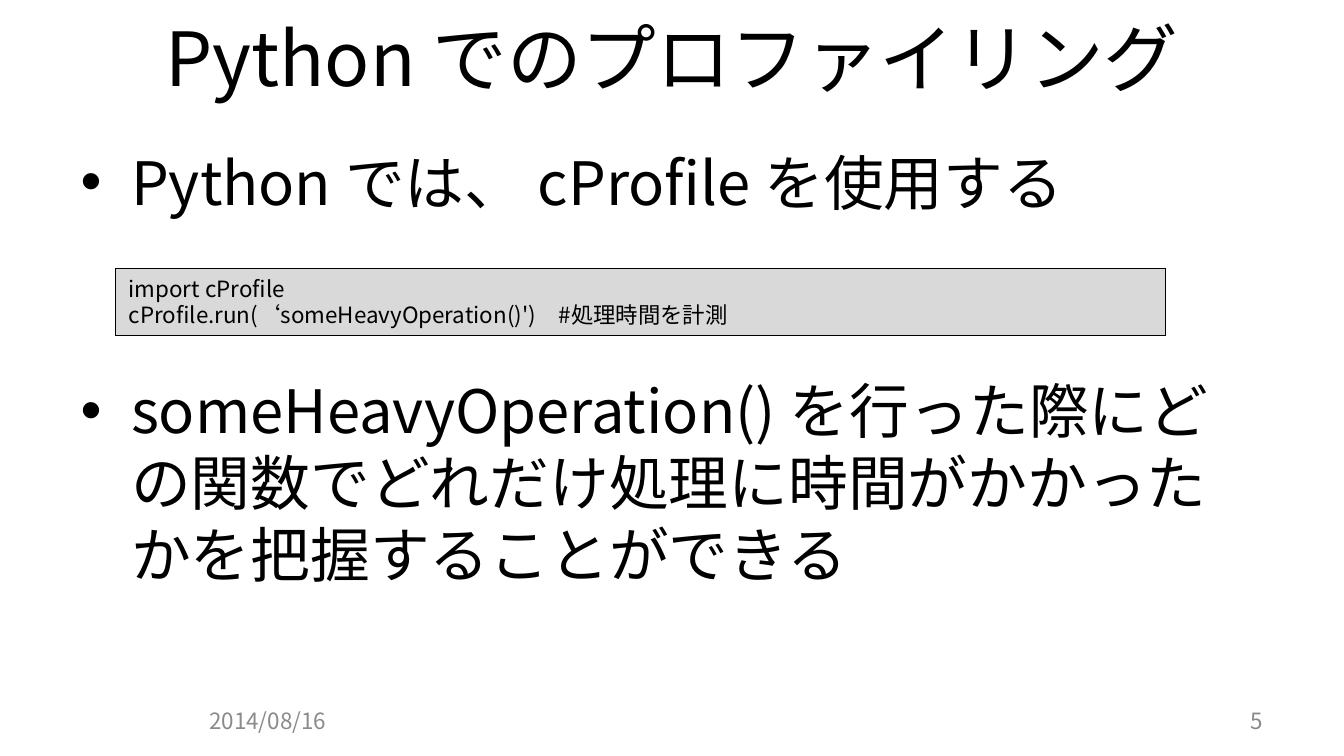
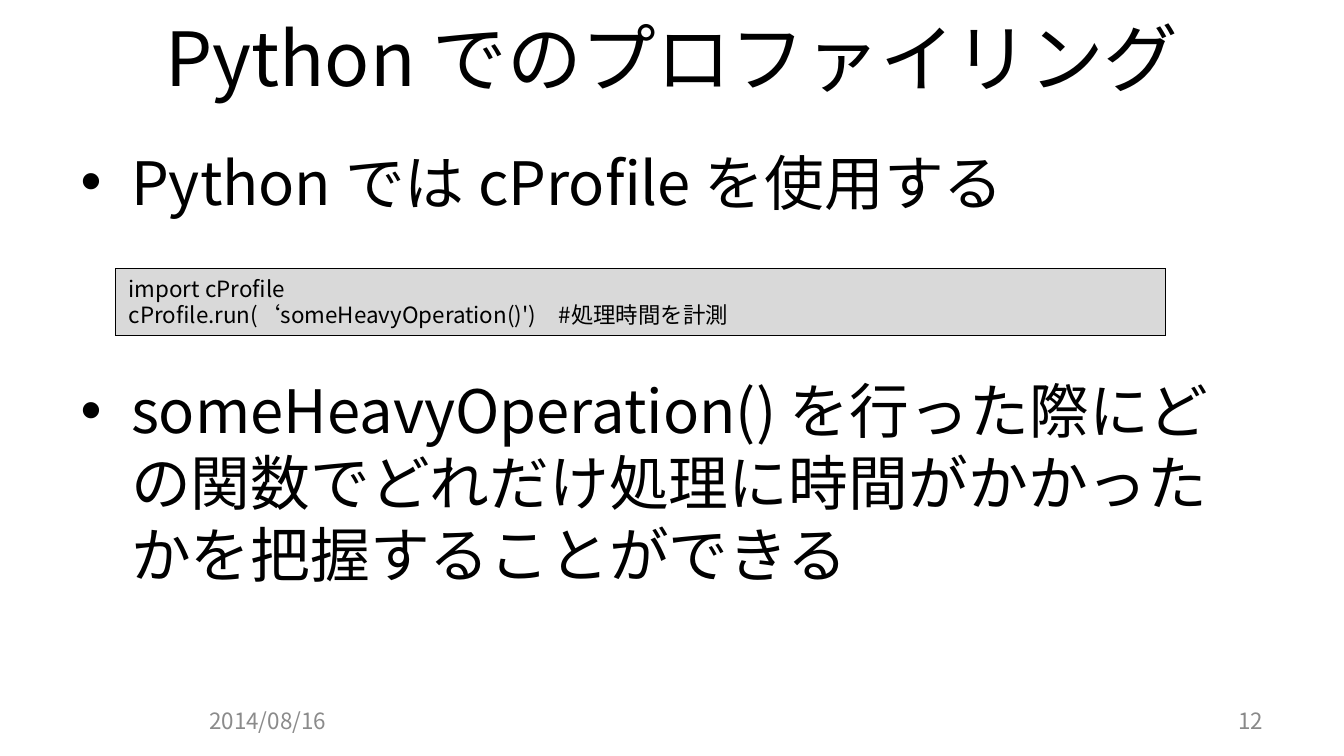
Before and after one commit to JCGS/CEDEC2014, a slide deck: slide 12 of chiyama/2014cedec_chiyama.pptx (slide 5 before the commit). Drawn at 1344x756 pixels with LibreOffice and Linux fonts; fonts in the diff are those of the drawing; background and template pictures are left out. Boxes give left, top, right and bottom in pixels: in the first picture for what was removed or moved away, otherwise in the second. Text is boxed around its words. In the diff, an @@ line names an element or a change of style, - is before the commit and + after.

Commit message:
コーディング手法関連の項目を記述

```diff
--- a/chiyama/2014cedec_chiyama.pptx
+++ b/chiyama/2014cedec_chiyama.pptx
@@ text at box(131, 155, 1004, 219): text changed @@
-• Python では、 cProfile を使用する
+• Python では cProfile を使用する
@@ page number at box(1238, 712, 1263, 729): text changed @@
-5
+12
```
Also in this commit, not shown: 1 other slide changed, 7 slides added, 2 other files.
